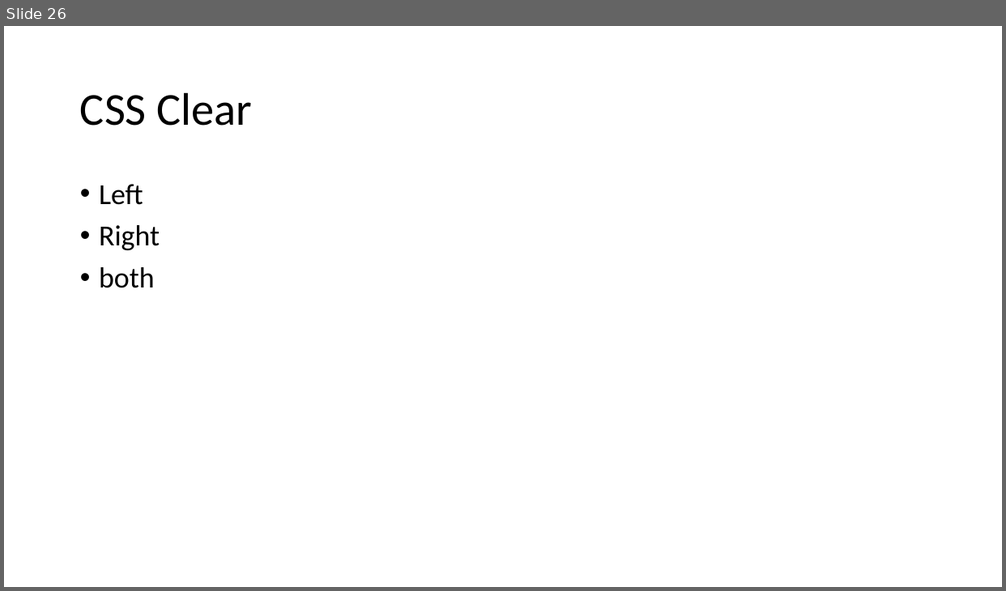
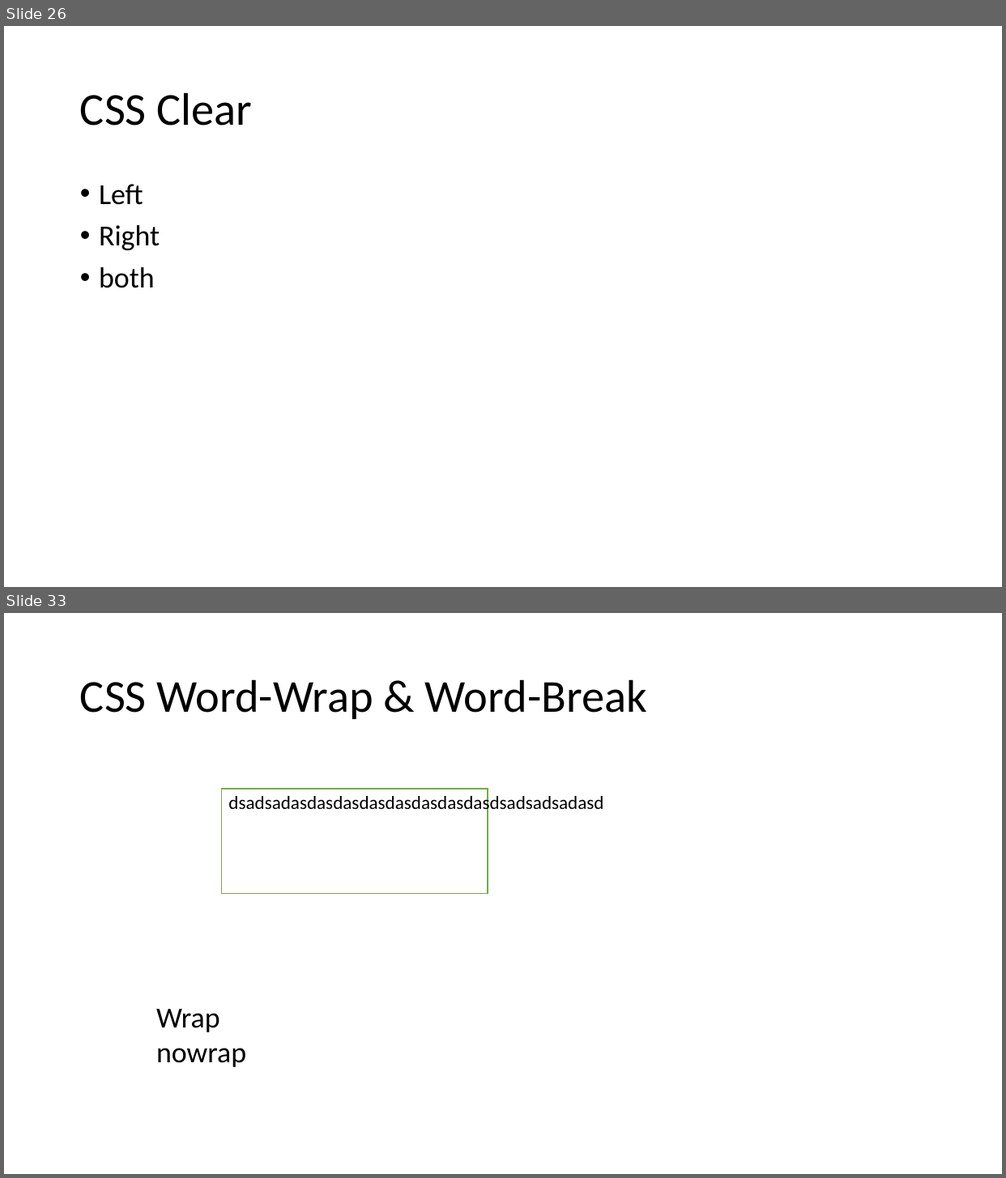
Before and after one commit to PiyushChaturvedii/Batch05, a slide deck: CSS3.pptx. Shown one above the other, each under a label of ours: slide 26 before the commit, slides 26 and 33 after it; the slides between them are not shown. The pictures are 1006x591 and 1006x1178 pixels, drawn with LibreOffice and Linux fonts; fonts in the diff are those of the drawing. Boxes give left, top, right and bottom in pixels: in the first picture for what was removed or moved away, otherwise in the second. Text is boxed around its words. In the diff, an @@ line names an element or a change of style, - is before the commit and + after.

```diff
--- a/CSS3.pptx
+++ b/CSS3.pptx
@@ slide 33 added at bbox=[4, 613, 1002, 1174], background #FFFFFF @@
@@ title added at bbox=[80, 679, 647, 719], 44 pt, text #000000 @@
+CSS Word-Wrap & Word-Break
@@ rectangle added at bbox=[221, 789, 488, 894], fill #FFFFFF, outline #70AD47 1 pt @@
@@ text added at bbox=[228, 793, 603, 814], 18 pt, text #000000 @@
+dsadsadasdasdasdasdasdasdasdasdsadsadsadasd
@@ text added at bbox=[156, 1009, 246, 1067], 28 pt, text #000000 @@
+Wrap
+nowrap
```
Also in this commit, not shown: 9 other slides added, 6 other files.
